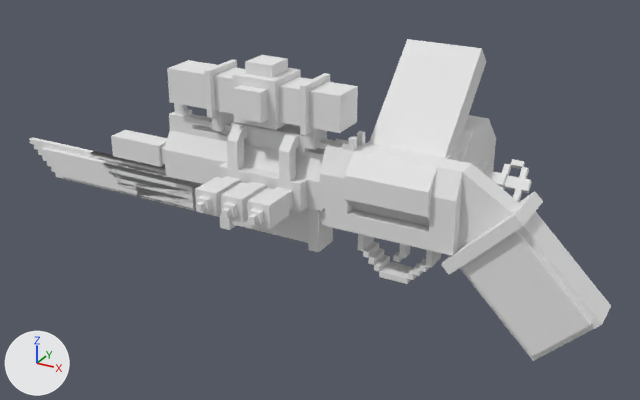
Before and after pictures for a commit that changed the OBJ model src/main/resources/assets/immersiveengineering/models/revolver.obj.
Both versions are drawn from a 50 mm camera at (3.92, -7.5, 3.84) aimed at (-0.36, 0.29, -0.06). Every picture has the same lights, and +X, +Y and +Z are marked at lower left. Where no turn or scale is listed for an object, it has been applied to the vertices. Vertices at the same position are counted once.

Names of what the first picture shows: 'barrel', 'bayonet_attachment', 'cosmetic_compensator', 'dev_bayonet', 'dev_mag', 'dev_scope', 'player_bayonet', 'player_electro', 'player_mag', 'revolver_frame'.
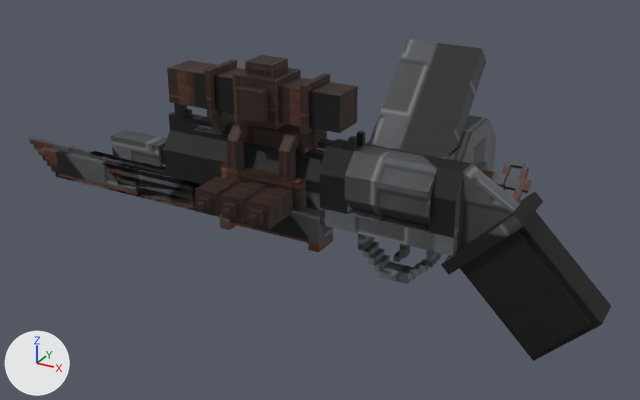
Location of each change, (x1, y1, x2, y2) in pixels of the pictures (640 x 400 px; the box of a moved part takes in the faces that stretch with it):
'revolver_frame', surface changed (grey to black)
    both: (325, 159, 611, 361)
'barrel', surface changed (white to black)
    both: (164, 103, 446, 226)
'dev_scope', surface changed
    both: (167, 55, 358, 150)
'player_mag', surface changed (white to grey)
    both: (369, 39, 486, 158)
'player_electro', surface changed
    both: (195, 122, 311, 229)
'dev_bayonet', surface changed
    both: (29, 138, 220, 217)
'dev_mag', surface changed
    both: (365, 115, 532, 202)
'bayonet_attachment', surface changed (grey to black)
    both: (220, 208, 333, 252)
'player_bayonet', surface changed (grey to black)
    both: (90, 151, 220, 217)
'cosmetic_compensator', surface changed
    both: (111, 130, 167, 167)
part 10 of me_revolver_frame, moved or reshaped
    both: (369, 255, 384, 270)
part 11 of me_revolver_frame, surface changed (grey to black)
    both: (325, 159, 611, 361)

Patch to the scene script:
```diff
--- a/src/main/resources/assets/immersiveengineering/models/revolver.obj.py
+++ b/src/main/resources/assets/immersiveengineering/models/revolver.obj.py
@@ mat_material @@
 mat_material = principled_material('Material')
-mat_material.base_color = (0.8, 0.8, 0.8)  # white #e7e7e7
-mat_material.roughness = 1.0
+mat_material.texture = img_revolver_png
+mat_material.roughness = 0.69
@@ mat_none @@
 mat_none = principled_material('None')
-mat_none.base_color = (0.8, 0.8, 0.8)  # white #e7e7e7
-mat_none.roughness = 1.0
+mat_none.texture = img_revolver_png
+mat_none.roughness = 0.69
@@ me_barrel @@
 me_barrel.from_pydata(...)  # 134 vertices, 94 faces; spans x -2.08..1.13, y -0.31..0.32, z -0.13..0.94
+# me_barrel part 1: 94 kept faces spanning x -2.08..1.13, y -0.31..0.32, z -0.13..0.94 get new texture (UV) coordinates
 me_barrel.materials.append(mat_material)
@@ me_bayonet_attachment @@
 me_bayonet_attachment.from_pydata(...)  # 24 vertices, 13 faces; spans x -1.386..-0.126, y -0.158..0.157, z -0.441..0.063
+# me_bayonet_attachment part 2: texture (UV) coordinates of 13 of 13 faces, centred in x -1.386..-0.126, y -0.158..0.157, z -0.441..-0.157, changed; they spanned u 0.46..0.72, v 0.27..0.38 and now span u 0.34..0.54, v 0.48..0.56
 me_bayonet_attachment.materials.append(mat_material)
@@ me_cosmetic_compensator @@
 me_cosmetic_compensator.from_pydata(...)  # 16 vertices, 10 faces; spans x -2.898..-2.079, y -0.126..0.126, z 0.126..0.378
+# me_cosmetic_compensator part 3: texture (UV) coordinates of 10 of 10 faces, centred in x -2.898..-2.142, y -0.126..0.126, z 0.126..0.378, changed; they spanned u 0.33..0.51, v 0.8..0.89 and now span u 0.25..0.38, v 0.86..0.92
 me_cosmetic_compensator.materials.append(mat_none)
@@ me_dev_bayonet @@
 me_dev_bayonet.from_pydata(...)  # 128 vertices, 75 faces; spans x -4.35..-1.39, y -0.09..0.09, z -0.38..0.06
+# me_dev_bayonet part 4: texture (UV) coordinates of 75 of 75 faces, centred in x -4.35..-2.61, y -0.09..0.09, z -0.38..0.06, changed; they spanned u 0.0..0.43, v 0.23..0.43 and now span u 0.0..0.32, v 0.46..0.6
 me_dev_bayonet.materials.append(mat_material)
@@ me_dev_mag @@
 me_dev_mag.from_pydata(...)  # 91 vertices, 134 faces; spans x 0.13..1.76, y 0.13..1.45, z -0.25..0.88
+# me_dev_mag part 5: 134 kept faces spanning x 0.13..1.76, y 0.13..1.45, z -0.25..0.88 get new texture (UV) coordinates
 me_dev_mag.materials.append(mat_material)
@@ me_dev_scope @@
 me_dev_scope.from_pydata(...)  # 72 vertices, 48 faces; spans x -1.95..0.13, y -0.38..0.25, z 0.69..1.51
+# me_dev_scope part 6: texture (UV) coordinates of 48 of 48 faces, centred in x -1.95..0.13, y -0.38..0.25, z 0.69..1.51, changed; they spanned u 0.54..1.0, v 0.0..0.22 and now span u 0.41..0.75, v 0.3..0.45
 me_dev_scope.materials.append(mat_none)
@@ me_player_bayonet @@
 me_player_bayonet.from_pydata(...)  # 124 vertices, 75 faces; spans x -3.34..-1.39, y -0.09..0.09, z -0.38..0.06
+# me_player_bayonet part 7: texture (UV) coordinates of 75 of 75 faces, centred in x -3.34..-2.11, y -0.09..0.09, z -0.38..0.06, changed; they spanned u 0.0..0.26, v 0.23..0.43 and now span u 0.0..0.2, v 0.46..0.6
 me_player_bayonet.materials.append(mat_material)
@@ me_player_electro @@
 me_player_electro.from_pydata(...)  # 164 vertices, 101 faces; spans x -1.26..-0.252, y -0.945..0.126, z 0.063..0.819
+# me_player_electro part 8: texture (UV) coordinates of 101 of 101 faces, centred in x -1.26..-0.252, y -0.945..0.126, z 0.063..0.819, changed; they spanned u 0.0..0.85, v 0.0..0.7 and now span u 0.0..0.19, v 0.3..0.41
 me_player_electro.materials.append(mat_none)
@@ me_player_mag @@
 me_player_mag.from_pydata(...)  # 8 vertices, 5 faces; spans x 0.283..1.102, y 0.134..1.203, z 0.571..1.64
+# me_player_mag part 9: texture (UV) coordinates of 5 of 5 faces, centred in x 0.283..1.102, y 0.58..1.114, z 1.017..1.551, changed; they spanned u 0.82..1.0, v 0.4..0.64 and now span u 0.62..0.75, v 0.58..0.75
 me_player_mag.materials.append(mat_none)
@@ me_revolver_frame @@
 me_revolver_frame.from_pydata(...)  # 144 vertices, 198 faces; spans x 0.0..2.83, y -0.32..0.32, z -1.01..0.76
+# me_revolver_frame part 10
+# 7 faces are deleted
+# 7 new faces join them
+# me_revolver_frame part 11: 191 kept faces spanning x 0.0..2.83, y -0.32..0.32, z -1.01..0.76 get new texture (UV) coordinates
 me_revolver_frame.materials.append(mat_none)
```
